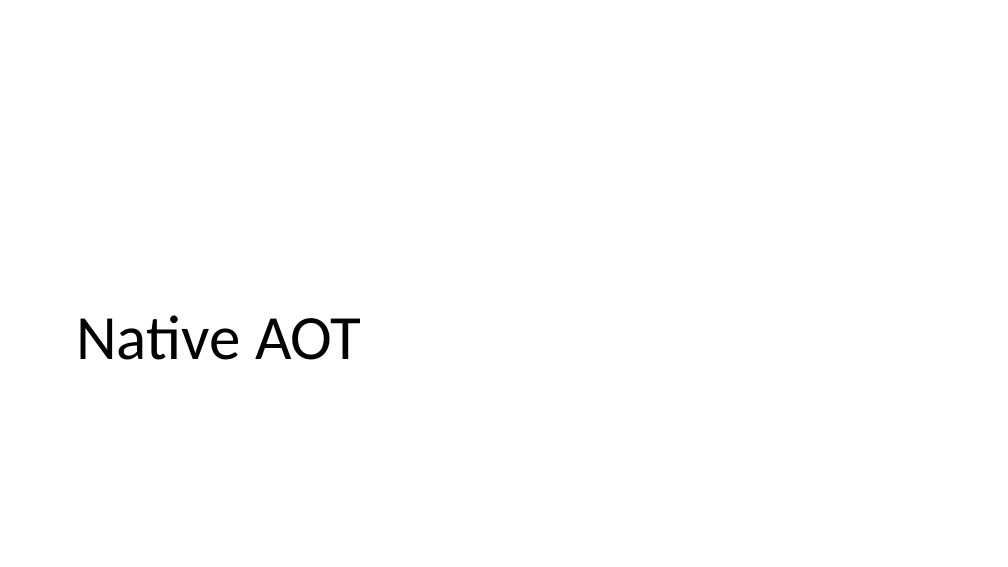
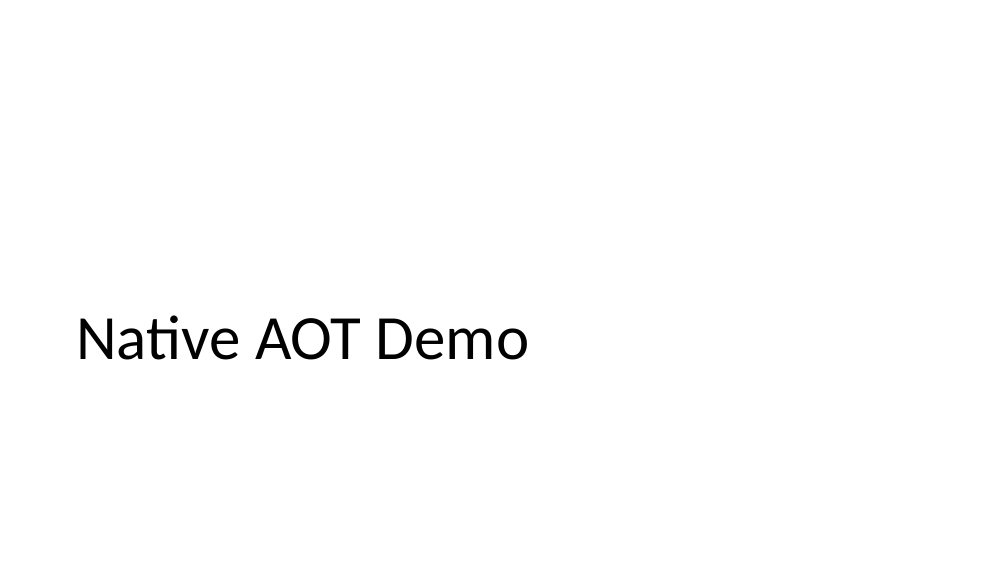
Before and after one commit to willvelida/talks, a slide deck: slide 7 of whats-new-cloud-native-dev-dotnet8/slide_deck.pptx (slide 4 before the commit). Drawn at 1008x567 pixels with LibreOffice and Linux fonts; fonts in the diff are those of the drawing. Boxes give left, top, right and bottom in pixels: in the first picture for what was removed or moved away, otherwise in the second. Text is boxed around its words. In the diff, an @@ line names an element or a change of style, - is before the commit and + after.

Commit message:
Adding metrics demo

```diff
--- a/whats-new-cloud-native-dev-dotnet8/slide_deck.pptx
+++ b/whats-new-cloud-native-dev-dotnet8/slide_deck.pptx
@@ title at <box>76,315,530,360</box>: text changed @@
-Native AOT
+Native AOT Demo
```
Also in this commit, not shown: 3 other slides changed, 3 slides added, 6 other files.
